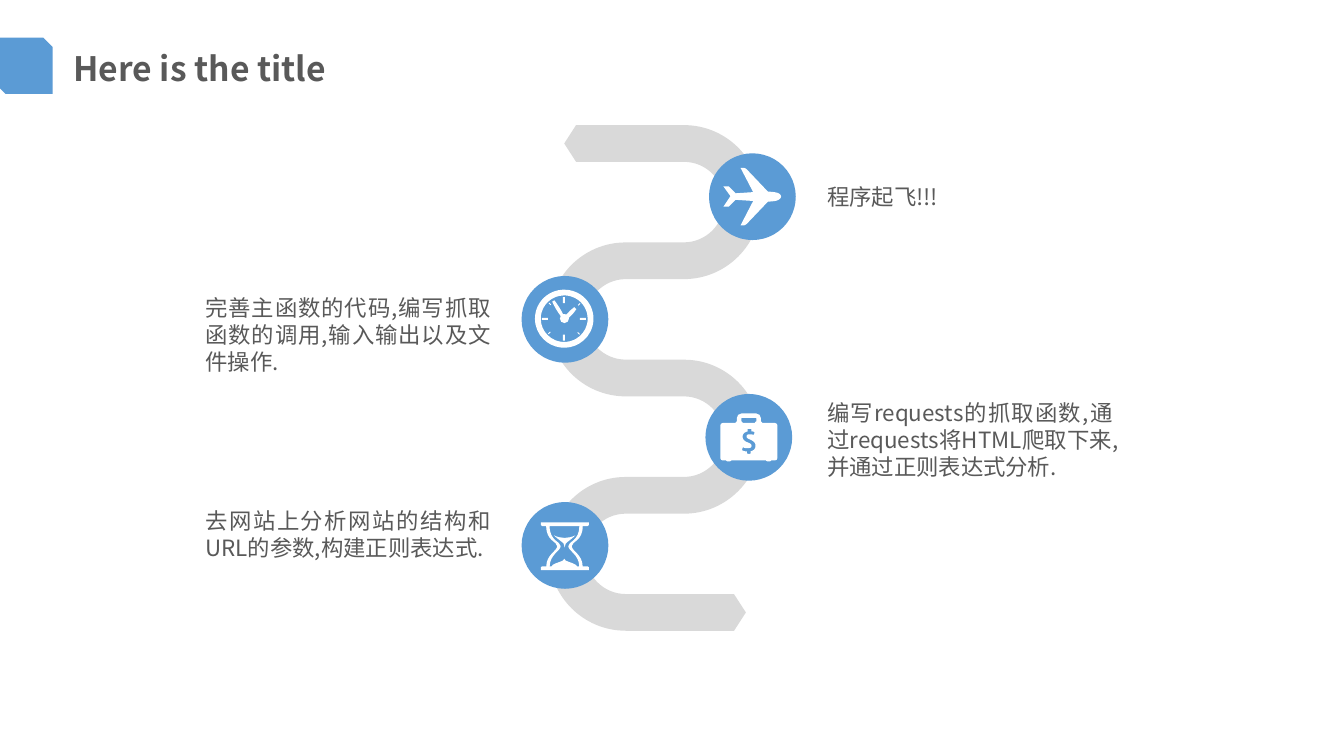
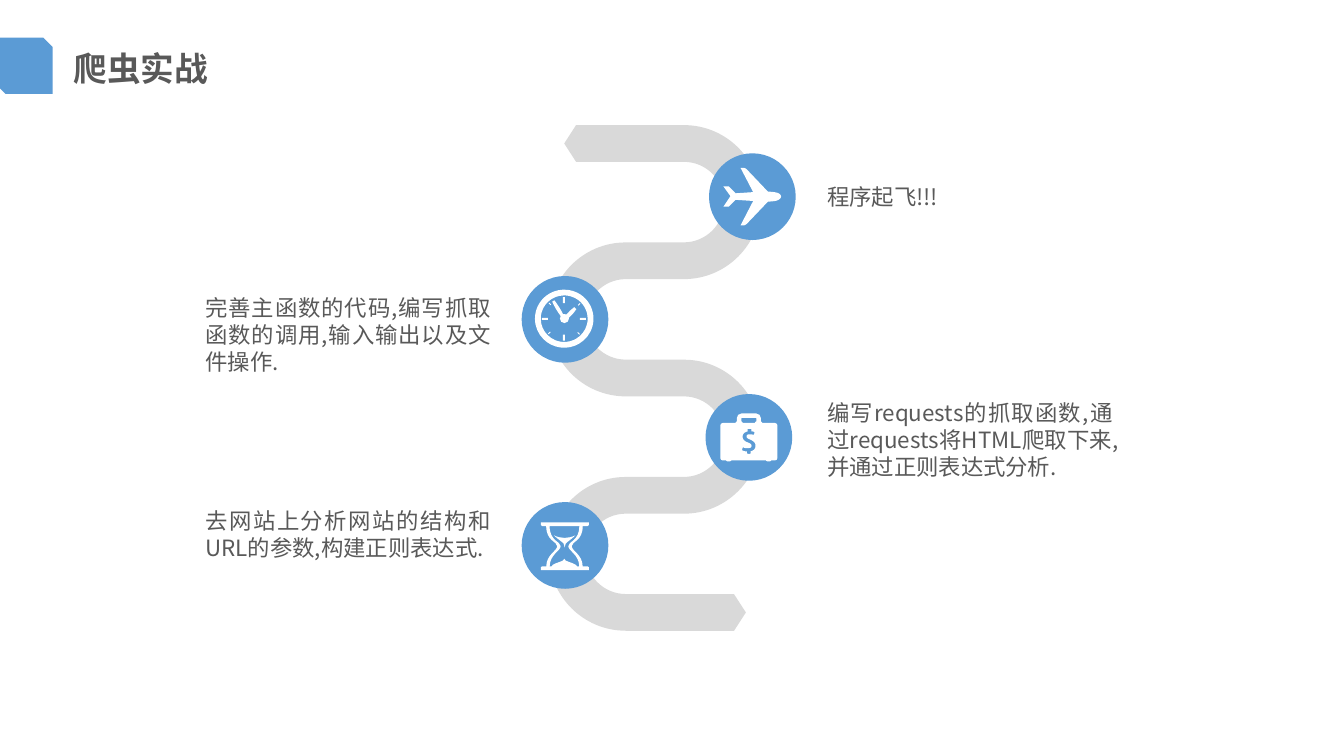
Before and after one commit to FireInIceCode/computer-science, a slide deck: slide 11 of 第一节/index.pptx. Drawn at 1344x756 pixels with LibreOffice and Linux fonts; fonts in the diff are those of the drawing; background and template pictures are left out. Boxes give left, top, right and bottom in pixels: in the first picture for what was removed or moved away, otherwise in the second. Text is boxed around its words. In the diff, an @@ line names an element or a change of style, - is before the commit and + after.

```diff
--- a/第一节/index.pptx
+++ b/第一节/index.pptx
@@ text at (74, 52, 208, 84): text changed @@
-Here is the title
+爬虫实战
```
Also in this commit, not shown: 7 other slides changed, 1 other file.
